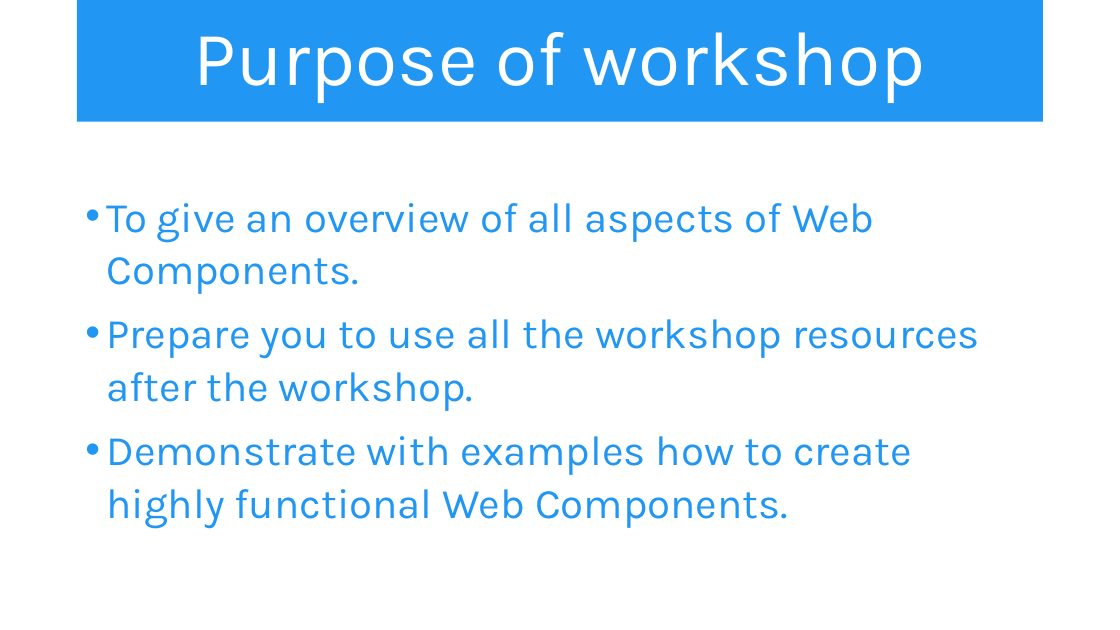
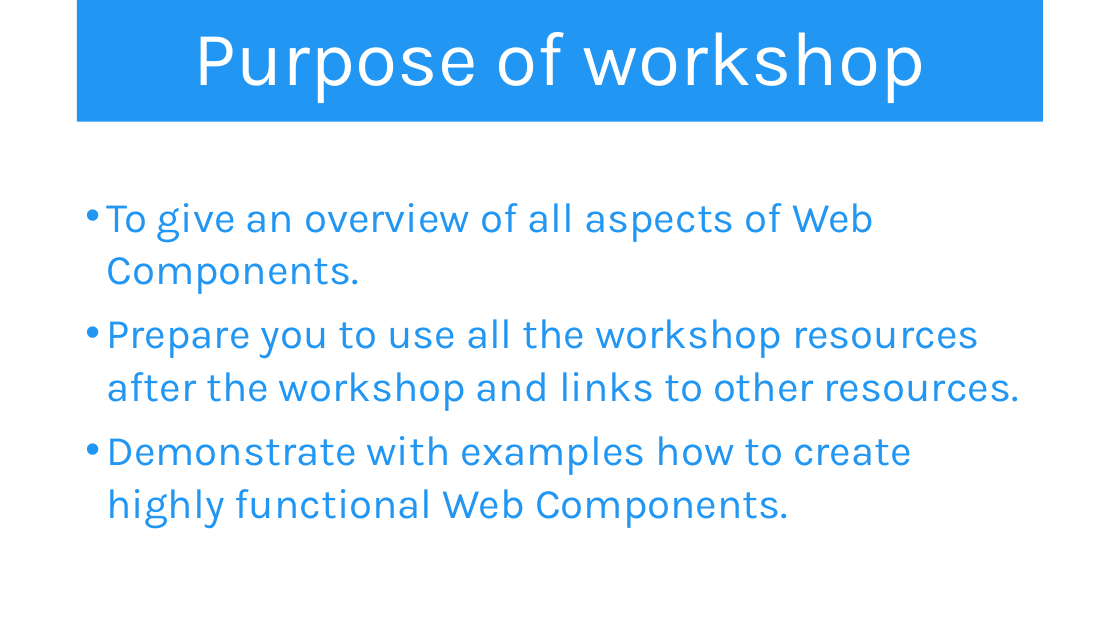
Before and after one commit to iwswordpress/WebComponents, a slide deck: slide 5 of Web-Components.pptx. Drawn at 1120x630 pixels with LibreOffice and Linux fonts; fonts in the diff are those of the drawing. Boxes give left, top, right and bottom in pixels: in the first picture for what was removed or moved away, otherwise in the second. Text is boxed around its words. In the diff, an @@ line names an element or a change of style, - is before the commit and + after.

```diff
--- a/Web-Components.pptx
+++ b/Web-Components.pptx
@@ text at [106,319,1019,411]: text changed @@
-• Prepare you to use all the workshop resources after the workshop.
+• Prepare you to use all the workshop resources after the workshop and links to other resources.
```
Also in this commit, not shown: 1 other slide changed, 3 other files.
